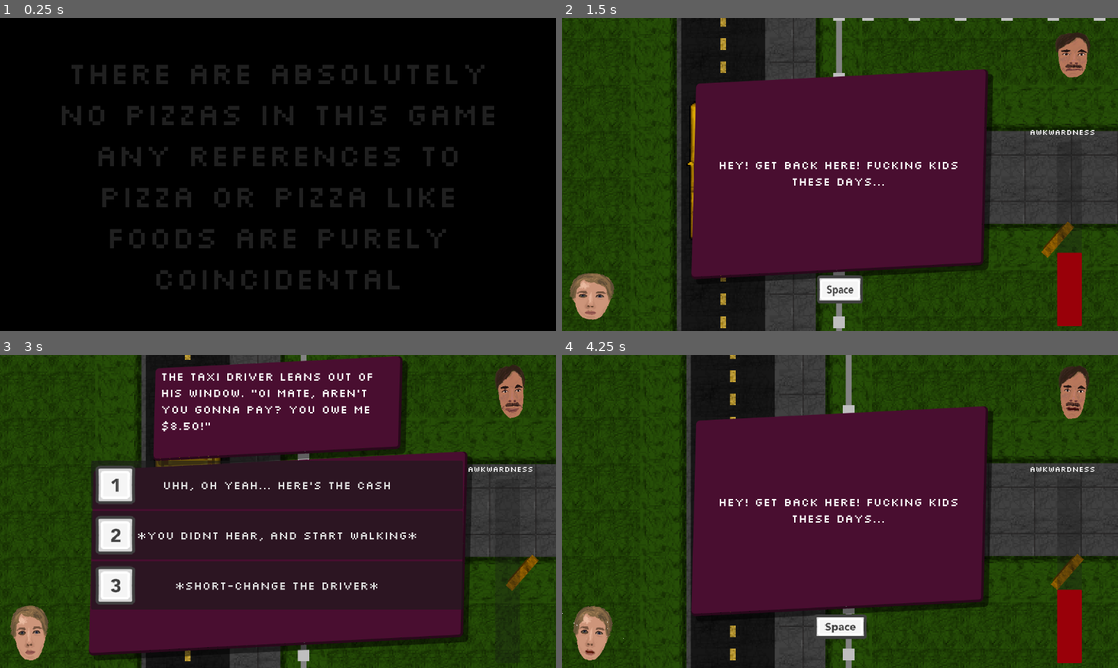
Above: before the commit, frames 1-4 (two rows, left to right).
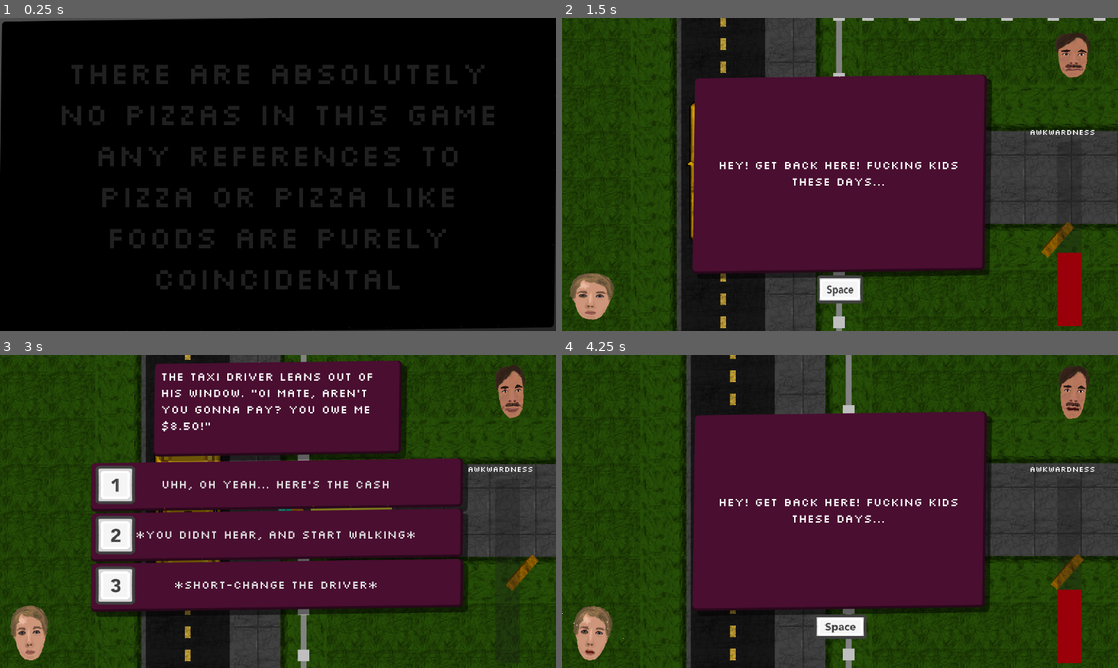
Above: after the commit, the same moments.

Repository: Jibby-Games/PizzaJam11
Game: Godot game, scene res://menu/intro.tscn
Two runs of this game, one before a commit and one after it. Both use one fixed random seed, a clock stepped at 60 frames per second and the inputs below.
Inputs (mouse positions are in pixels of both pictures, inside the frame that each line leads up to):
- Up to frame 1 (0.25 s): no input
- Up to frame 2 (1.5 s): tap Enter (ui_accept) at 0.5, 0.77 s; move the mouse to (962, 158) at 0.52 s; press the mouse at (962, 158) at 0.53 s; hold D (right) 0.53-1.25 s; release the mouse at (962, 158) at 1.25 s; click "*you didnt hear, and start wa…" at 1.25 s
- Up to frame 3 (3 s): move the mouse to (166, 527) at 2.02 s; hold S (down) 2.03-2.78 s; click (166, 527) at 2.1 s; tap Enter (ui_accept) at 2.27 s; tap R (restart) at 2.75 s; move the mouse to (333, 442) at 2.77 s; press the mouse at (333, 442) at 2.78 s; hold D (right) from 2.78 s (still down)
- Up to frame 4 (4.25 s): release D (right) at 3.5 s; release the mouse at (895, 442) at 3.5 s; click "*you didnt hear, and start wa…" at 3.5 s

The runs differ from the first frame. In frame 1, 0.8% of the frame differs, in the area x 0-100%, y 0-100%; in frame 2, 1.5%; in frame 3, 37%, in the area x 16-85%, y 0-98%; in frame 4, 1.5%.

Commit message:
feat: update themes for buttons

Diff:
--- a/ui/awkward_event_system.tscn
+++ b/ui/awkward_event_system.tscn
@@ -30,6 +30,14 @@
 
 [sub_resource type="Shortcut" id="Shortcut_8pypk"]
 events = [SubResource("InputEventKey_b853u")]
+
+[sub_resource type="Animation" id="Animation_8vb36"]
+resource_name = "start_event"
+
+[sub_resource type="AnimationLibrary" id="AnimationLibrary_eop60"]
+_data = {
+"start_event": SubResource("Animation_8vb36")
+}
 
 [node name="AwkwardEventSystem" type="Control"]
 layout_mode = 3
@@ -68,7 +76,7 @@
 text = "This is some text to set the scene for the dialogue event"
 autowrap_mode = 3
 
-[node name="DialogueChoices" type="PanelContainer" parent="ChoiceScreen"]
+[node name="DialogueChoices" type="Control" parent="ChoiceScreen"]
 layout_mode = 1
 anchors_preset = 7
 anchor_left = 0.5
@@ -84,6 +92,8 @@
 
 [node name="VBoxContainer" type="VBoxContainer" parent="ChoiceScreen/DialogueChoices"]
 layout_mode = 2
+offset_right = 770.0
+offset_bottom = 379.0
 
 [node name="ChoiceButton1" type="Button" parent="ChoiceScreen/DialogueChoices/VBoxContainer"]
 unique_name_in_owner = true
@@ -152,6 +162,7 @@
 texture = ExtResource("4_3i4ei")
 
 [node name="ResponseScreen" type="Control" parent="."]
+visible = false
 layout_mode = 1
 anchors_preset = 15
 anchor_right = 1.0
@@ -195,6 +206,11 @@
 offset_bottom = 146.0
 grow_horizontal = 0
 
+[node name="AnimationPlayer" type="AnimationPlayer" parent="."]
+libraries = {
+"": SubResource("AnimationLibrary_eop60")
+}
+
 [connection signal="pressed" from="ChoiceScreen/DialogueChoices/VBoxContainer/ChoiceButton1" to="." method="_on_choice_button_1_pressed"]
 [connection signal="pressed" from="ChoiceScreen/DialogueChoices/VBoxContainer/ChoiceButton2" to="." method="_on_choice_button_2_pressed"]
 [connection signal="pressed" from="ChoiceScreen/DialogueChoices/VBoxContainer/ChoiceButton3" to="." method="_on_choice_button_3_pressed"]
--- a/ui/bit_theme.tres
+++ b/ui/bit_theme.tres
@@ -1,15 +1,70 @@
-[gd_resource type="Theme" load_steps=4 format=3 uid="uid://bashpvd5fa2jl"]
+[gd_resource type="Theme" load_steps=7 format=3 uid="uid://bashpvd5fa2jl"]
 
 [ext_resource type="FontFile" uid="uid://dw8noah62y18x" path="res://fonts/Silkscreen-Regular.ttf" id="1_g1mfk"]
 
-[sub_resource type="StyleBoxFlat" id="StyleBoxFlat_ecygw"]
-bg_color = Color(0.2, 0.2, 0.2, 1)
-
-[sub_resource type="StyleBoxFlat" id="StyleBoxFlat_qfvts"]
-bg_color = Color(0.286275, 0.054902, 0.188235, 1)
-skew = Vector2(0.025, 0.05)
+[sub_resource type="StyleBoxFlat" id="StyleBoxFlat_4phof"]
+bg_color = Color(0.290196, 0.290196, 0.290196, 1)
+skew = Vector2(0.013, 0.013)
 border_width_right = 5
 border_width_bottom = 5
+border_color = Color(0, 0, 0, 1)
+corner_radius_top_left = 8
+corner_radius_top_right = 8
+corner_radius_bottom_right = 8
+corner_radius_bottom_left = 8
+shadow_color = Color(0, 0, 0, 0.501961)
+shadow_size = 1
+shadow_offset = Vector2(10, 10)
+
+[sub_resource type="StyleBoxFlat" id="StyleBoxFlat_5uyib"]
+bg_color = Color(0.286275, 0.054902, 0.188235, 1)
+draw_center = false
+skew = Vector2(0.013, 0.013)
+border_width_left = 3
+border_width_top = 3
+border_width_right = 5
+border_width_bottom = 5
+border_color = Color(0.482353, 0.0313726, 0.105882, 1)
+corner_radius_top_left = 8
+corner_radius_top_right = 8
+corner_radius_bottom_right = 8
+corner_radius_bottom_left = 8
+
+[sub_resource type="StyleBoxFlat" id="StyleBoxFlat_hnikm"]
+bg_color = Color(0.501961, 0.0941176, 0.329412, 1)
+skew = Vector2(0.013, 0.013)
+border_width_right = 5
+border_width_bottom = 5
+border_color = Color(0.16, 0.0304, 0.106, 1)
+corner_radius_top_left = 8
+corner_radius_top_right = 8
+corner_radius_bottom_right = 8
+corner_radius_bottom_left = 8
+shadow_color = Color(0, 0, 0, 0.501961)
+shadow_size = 1
+shadow_offset = Vector2(10, 10)
+
+[sub_resource type="StyleBoxFlat" id="StyleBoxFlat_f2urk"]
+bg_color = Color(0.286275, 0.054902, 0.188235, 1)
+skew = Vector2(0.013, 0.013)
+border_width_right = 5
+border_width_bottom = 5
+border_color = Color(0.16, 0.0304, 0.106, 1)
+corner_radius_top_left = 8
+corner_radius_top_right = 8
+corner_radius_bottom_right = 8
+corner_radius_bottom_left = 8
+shadow_color = Color(0, 0, 0, 0.501961)
+shadow_size = 1
+shadow_offset = Vector2(10, 10)
+
+[sub_resource type="StyleBoxFlat" id="StyleBoxFlat_yvil4"]
+bg_color = Color(0.286275, 0.054902, 0.188235, 1)
+skew = Vector2(0.013, 0.013)
+border_width_left = 5
+border_width_top = 5
+border_width_right = 1
+border_width_bottom = 1
 border_color = Color(0.16, 0.0304, 0.106, 1)
 corner_radius_top_left = 8
 corner_radius_top_right = 8
@@ -22,5 +77,10 @@
 [resource]
 default_font = ExtResource("1_g1mfk")
 default_font_size = 24
-Panel/styles/panel = SubResource("StyleBoxFlat_ecygw")
-PanelContainer/styles/panel = SubResource("StyleBoxFlat_qfvts")
+Button/styles/disabled = SubResource("StyleBoxFlat_4phof")
+Button/styles/focus = SubResource("StyleBoxFlat_5uyib")
+Button/styles/hover = SubResource("StyleBoxFlat_hnikm")
+Button/styles/normal = SubResource("StyleBoxFlat_f2urk")
+Button/styles/pressed = SubResource("StyleBoxFlat_yvil4")
+Panel/styles/panel = SubResource("StyleBoxFlat_f2urk")
+PanelContainer/styles/panel = SubResource("StyleBoxFlat_f2urk")
Not shown: 1 places in sprites/head_animations.tres that only renumber resources
Not shown: 1 places in ui/awkward_event_system.tscn that only renumber resources
Not shown: 1 places in ui/ui.tscn that only renumber resources
